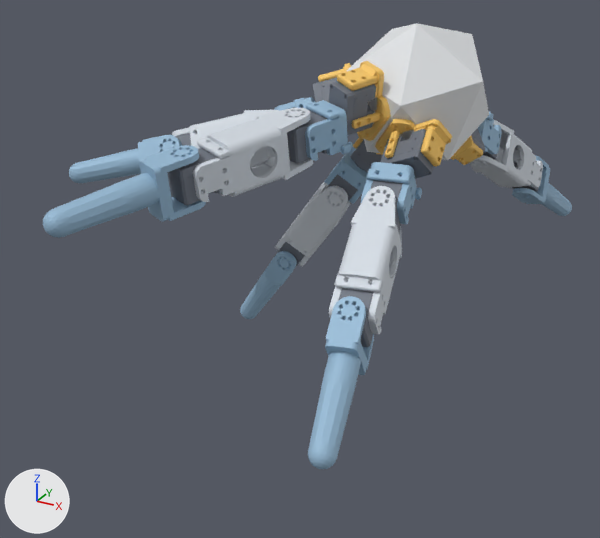
Renders of the glTF model models/g0_33222_1_fab.glb from each side of a commit.
The view is the same before and after, from a 50 mm lens placed at (0.334, -0.817, 0.518), pointed at (-0.093, -0.042, 0.13). Lighting does not change. The marker at lower left points along +X, +Y and +Z. The picture after the commit comes second.

The first picture shows 'geom_0', 'geom_13', 'geom_18', 'geom_20', 'geom_21', 'geom_23', 'geom_25', 'geom_28', 'geom_3', 'geom_30', 'geom_33', 'geom_5' and 23 more.
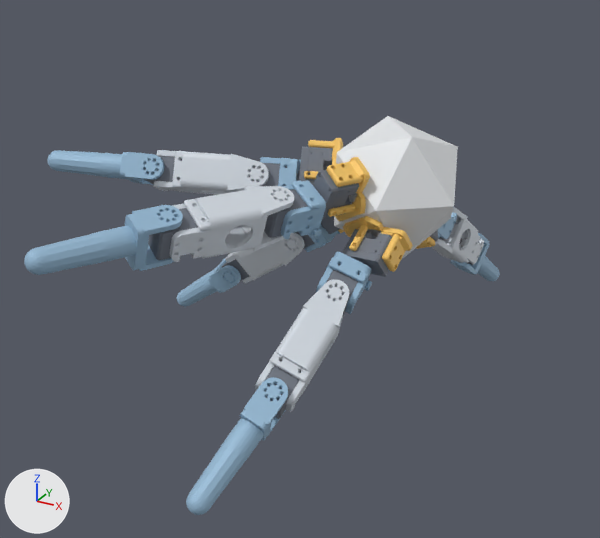
Not drawn themselves, but carrying or shaping drawn objects: ob_body, ob_leg_0, ob_seg_0_1, ob_seg_0_2, ob_leg_2, ob_seg_2_1, ob_seg_2_2, ob_leg_3, ob_seg_3_1, ob_seg_3_2, ob_leg_1, ob_seg_1_1, ob_seg_1_2, ob_leg_4, ob_seg_4_1, ob_seg_4_2.

What differs and where, as boxes (x1, y1, x2, y2) in the pictures (600 x 538 px):
'geom_0', moved, turned: before (346, 23, 489, 161); after (334, 116, 458, 258)
'geom_23', moved, turned: before (193, 108, 313, 202); after (169, 186, 294, 262)
'geom_25', moved, turned: before (43, 145, 206, 238); after (24, 205, 183, 275)
'geom_20', moved, turned: before (308, 296, 374, 469); after (186, 377, 288, 515)
'geom_18', moved, turned: before (329, 186, 402, 334); after (255, 280, 349, 412)
'geom_28', moved, turned: before (172, 110, 279, 158); after (153, 150, 269, 195)
'geom_13', moved, turned: before (275, 182, 350, 267); after (225, 232, 305, 284)
'geom_33', moved, turned: before (469, 119, 543, 188); after (432, 207, 484, 264)
'geom_30', moved, turned: before (69, 135, 182, 183); after (47, 150, 165, 185)
'geom_21', moved, turned: before (305, 100, 351, 161); after (281, 180, 326, 239)
'geom_5', moved, turned: before (337, 61, 391, 141); after (326, 157, 370, 221)
'geom_3', moved, turned: before (375, 119, 452, 167); after (343, 216, 413, 272)
'geom_15', moved, turned: before (240, 251, 297, 319); after (177, 259, 241, 307)
'geom_16', moved, turned: before (361, 162, 422, 224); after (316, 252, 372, 314)
'geom_4', moved, turned: before (380, 129, 434, 179); after (342, 229, 392, 277)
'geom_6', moved, turned: before (329, 81, 376, 136); after (313, 170, 359, 219)
'geom_35', moved, turned: before (512, 155, 572, 216); after (450, 233, 500, 281)
'geom_24', moved, turned: before (167, 148, 219, 205); after (148, 208, 198, 260)
'geom_22', moved, turned: before (287, 111, 327, 163); after (264, 189, 307, 238)
'geom_11', moved, turned: before (324, 142, 368, 204); after (304, 225, 340, 252)
'geom_8', moved, turned: before (313, 77, 337, 102); after (297, 146, 333, 185)
'geom_19', moved, turned: before (339, 281, 374, 347); after (265, 360, 301, 419)
'geom_31', moved, turned: before (478, 111, 502, 154); after (438, 212, 457, 239)
'geom_26', moved, turned: before (274, 97, 315, 111); after (260, 157, 301, 187)
'geom_2', moved, turned: before (350, 140, 382, 173); after (321, 216, 340, 234)
'geom_7', moved, turned: before (318, 63, 363, 139); after (304, 138, 343, 179)
'geom_17', moved, turned: before (371, 180, 403, 232); after (326, 264, 359, 319)
'geom_9', moved, turned (mostly hidden afterwards): before (450, 136, 483, 165); after (416, 236, 435, 249)
'geom_29', moved, turned (mostly hidden before): before (175, 133, 197, 146); after (144, 156, 182, 184)
'geom_12', moved, turned (mostly hidden afterwards): before (326, 171, 357, 204); after (295, 232, 314, 249)
'geom_14', moved, turned (mostly hidden): before (274, 242, 305, 266); after (222, 259, 249, 281)
'geom_27', moved, turned (not visible before): after (249, 163, 287, 186)
'geom_10', moved, turned (mostly hidden): before (471, 128, 485, 152); after (430, 230, 438, 241)
'geom_34', moved, turned (mostly hidden): before (512, 162, 539, 192); after (459, 238, 474, 265)
'geom_1', moved, turned (mostly hidden): before (353, 138, 382, 155); after (338, 229, 344, 233)
'geom_32', moved, turned (mostly hidden): before (483, 126, 497, 159); after (438, 237, 446, 241)

What the commit changed:
Object 'body' (ob_body) moves from (0.0294, -0.34, -0.00983) to (0.00417, -0.233, 0.000157).
Object 'body' (ob_body) turns from (-124, -8.5, 0.7) to (-124, -8.5, 20) degrees about x, y and z.
Object 'leg_0' (ob_leg_0) moves from (-0.00892, -0.29, -0.00568) to (-0.0485, -0.198, 0.00495).
Object 'leg_0' (ob_leg_0) turns from (16, 104, -127) to (20, 103, -104) degrees about x, y and z.
Object 'seg_0_1' (ob_seg_0_1) moves from (-0.0626, -0.219, 0.000133) to (-0.122, -0.148, 0.0116).
Object 'seg_0_1' (ob_seg_0_1) turns from (17, 104, -127) to (21, 103, -104) degrees about x, y and z.
Object 'seg_0_2' (ob_seg_0_2) moves from (-0.133, -0.122, 0.00844) to (-0.221, -0.0806, 0.021).
Object 'seg_0_2' (ob_seg_0_2) turns from (18, 104, -127) to (23, 103, -104) degrees about x, y and z.
Object 'leg_2' (ob_leg_2) moves from (0.0367, -0.304, -0.0615) to (-0.00104, -0.196, -0.051).
Object 'leg_2' (ob_leg_2) turns from (99, 35, -86) to (101, 35, -64) degrees about x, y and z.
Object 'seg_2_1' (ob_seg_2_1) moves from (0.0469, -0.253, -0.134) to (-0.00834, -0.143, -0.123).
Object 'seg_2_1' (ob_seg_2_1) turns from (101, 35, -86) to (98, 35, -64) degrees about x, y and z.
Object 'seg_2_2' (ob_seg_2_2) moves from (0.064, -0.184, -0.231) to (-0.0244, -0.0752, -0.22).
Object 'seg_2_2' (ob_seg_2_2) turns from (103, 35, -86) to (94, 35, -64) degrees about x, y and z.
Object 'leg_3' (ob_leg_3) moves from (0.000543, -0.331, -0.0657) to (-0.0264, -0.233, -0.0556).
Object 'leg_3' (ob_leg_3) turns from (63, 10, -89) to (63, 11, -69) degrees about x, y and z.
Object 'seg_3_1' (ob_seg_3_1) moves from (-0.0399, -0.318, -0.144) to (-0.0693, -0.233, -0.134).
Object 'seg_3_1' (ob_seg_3_1) turns from (64, 10, -89) to (61, 11, -69) degrees about x, y and z.
Object 'seg_3_2' (ob_seg_3_2) moves from (-0.092, -0.3, -0.25) to (-0.13, -0.234, -0.237).
Object 'seg_3_2' (ob_seg_3_2) turns from (66, 10, -89) to (65, 11, -69) degrees about x, y and z.
Object 'leg_1' (ob_leg_1) moves from (-0.0277, -0.322, -0.0312) to (-0.0558, -0.234, -0.021).
Object 'leg_1' (ob_leg_1) turns from (36, 55, -77) to (38, 57, -56) degrees about x, y and z.
Object 'seg_1_1' (ob_seg_1_1) moves from (-0.108, -0.297, -0.0612) to (-0.14, -0.236, -0.0506).
Object 'seg_1_1' (ob_seg_1_1) turns from (35, 55, -77) to (38, 57, -56) degrees about x, y and z.
Object 'seg_1_2' (ob_seg_1_2) moves from (-0.217, -0.265, -0.1) to (-0.253, -0.239, -0.0904).
Object 'seg_1_2' (ob_seg_1_2) turns from (33, 55, -77) to (37, 57, -56) degrees about x, y and z.
Object 'leg_4' (ob_leg_4) moves from (0.0442, -0.306, 0.0421) to (0.00746, -0.197, 0.0525).
Object 'leg_4' (ob_leg_4) turns from (-80, 34, 84) to (-81, 34, 101) degrees about x, y and z.
Object 'seg_4_1' (ob_seg_4_1) moves from (0.0649, -0.259, 0.115) to (0.0121, -0.147, 0.126).
Object 'seg_4_1' (ob_seg_4_1) turns from (-78, 34, 84) to (-79, 34, 101) degrees about x, y and z.
Object 'seg_4_2' (ob_seg_4_2) moves from (0.0959, -0.197, 0.212) to (0.0224, -0.0783, 0.224).
Object 'seg_4_2' (ob_seg_4_2) turns from (-78, 34, 84) to (-78, 34, 101) degrees about x, y and z.
